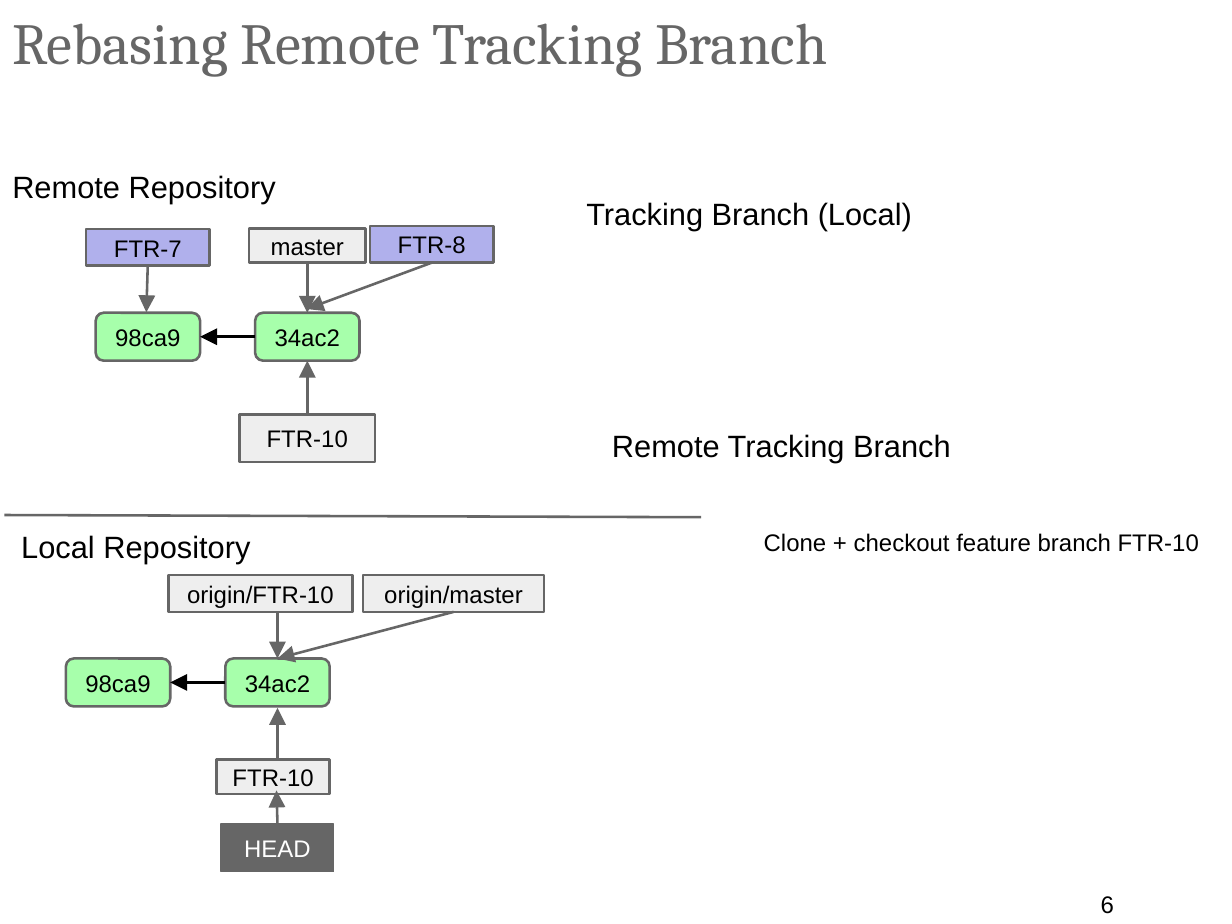
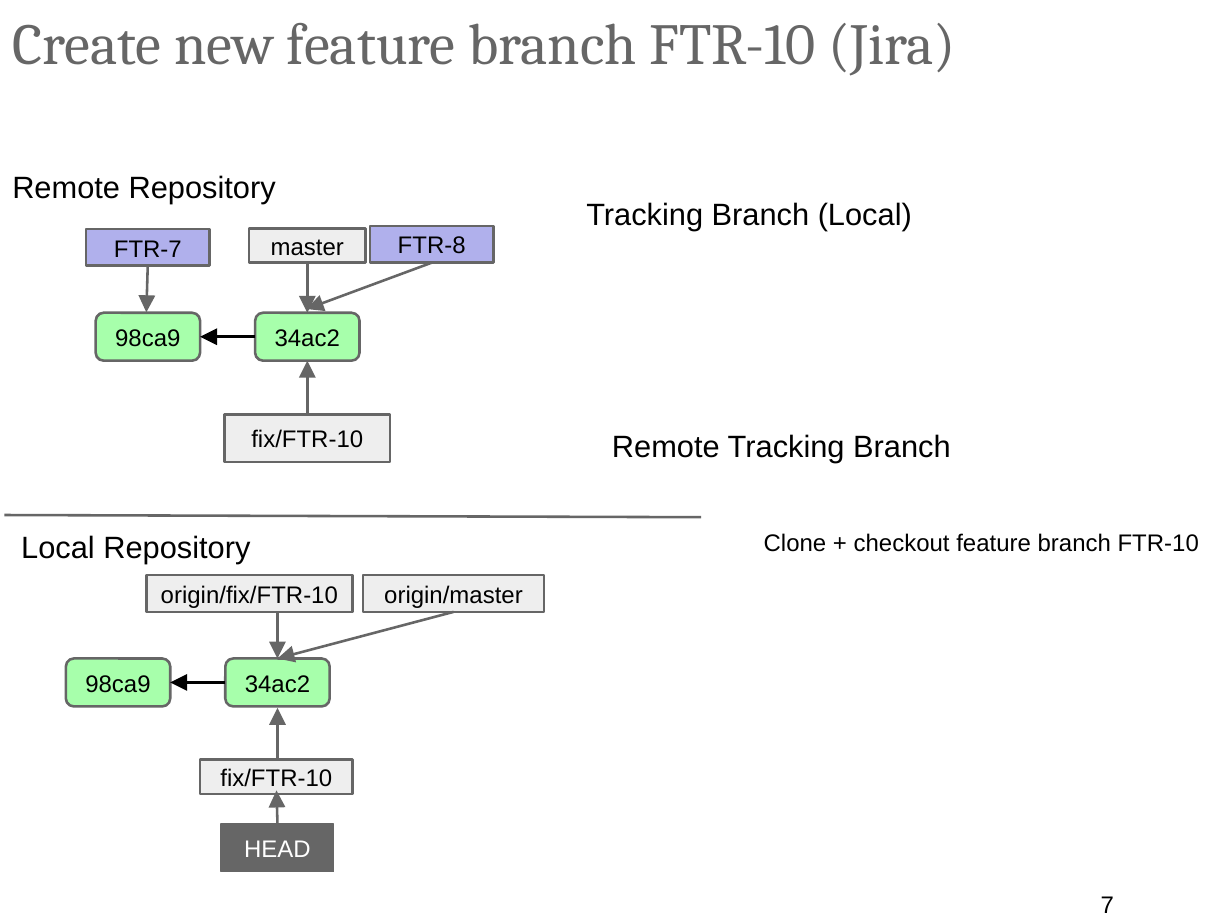
Before and after one commit to ilyaro/mysite, a slide deck: slide 7 of WorkStuff/Courses/Git/Git_Gitlab_Best_Practices/Git_Gitlab_BestPractices.pptx (slide 6 before the commit). Drawn at 1232x924 pixels with LibreOffice and Linux fonts; fonts in the diff are those of the drawing. Boxes give left, top, right and bottom in pixels: in the first picture for what was removed or moved away, otherwise in the second. Text is boxed around its words. In the diff, an @@ line names an element or a change of style, - is before the commit and + after.

```diff
--- a/WorkStuff/Courses/Git/Git_Gitlab_Best_Practices/Git_Gitlab_BestPractices.pptx
+++ b/WorkStuff/Courses/Git/Git_Gitlab_Best_Practices/Git_Gitlab_BestPractices.pptx
@@ title at (12,23,956,76): text changed @@
-Rebasing Remote Tracking Branch
+Create new feature branch FTR-10 (Jira)
@@ rectangle "fix/FTR-10": place and size @@
-rectangle "fix/FTR-10" at (239,414,375,462)
+rectangle "fix/FTR-10" at (224,414,389,462)
@@ text in rectangle at (251,429,363,448): text changed @@
-FTR-10
+fix/FTR-10
@@ rectangle "origin/fix/FTR-10": place and size @@
-rectangle "origin/fix/FTR-10" at (169,575,354,612)
+rectangle "origin/fix/FTR-10" at (147,575,352,612)
@@ text in rectangle at (161,585,338,608): text changed @@
-origin/FTR-10
+origin/fix/FTR-10
@@ rectangle "fix/FTR-10": place and size @@
-rectangle "fix/FTR-10" at (217,760,330,795)
+rectangle "fix/FTR-10" at (200,760,352,795)
@@ text in rectangle at (220,768,332,792): text changed @@
-FTR-10
+fix/FTR-10
@@ page number at (1101,896,1114,913): text changed @@
-6
+7
```
Also in this commit, not shown: 16 other slides changed, 1 slide added.
